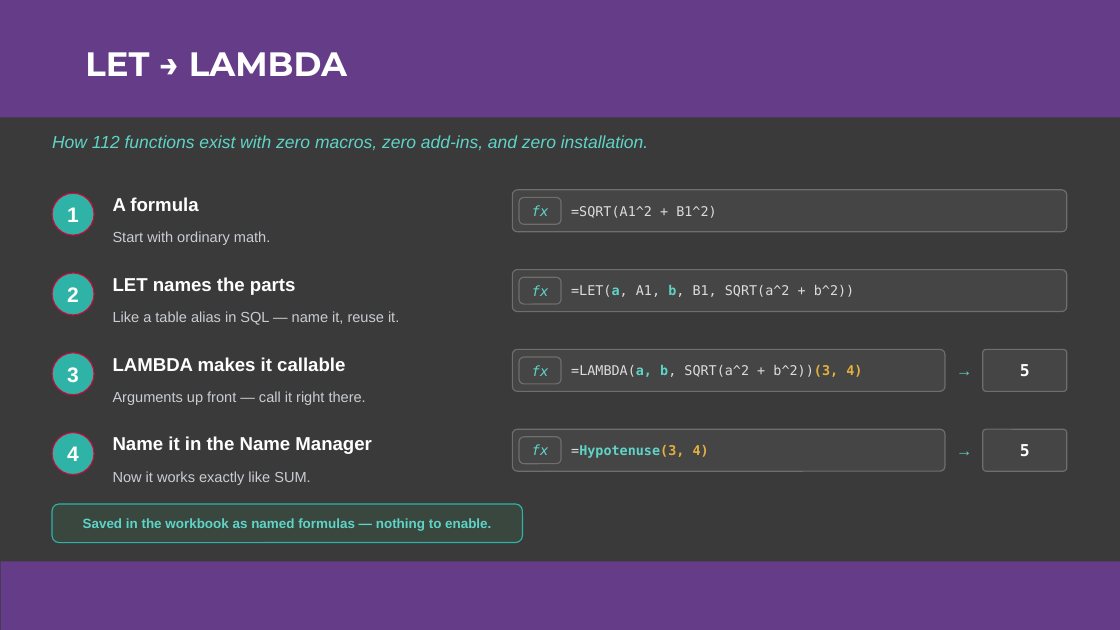
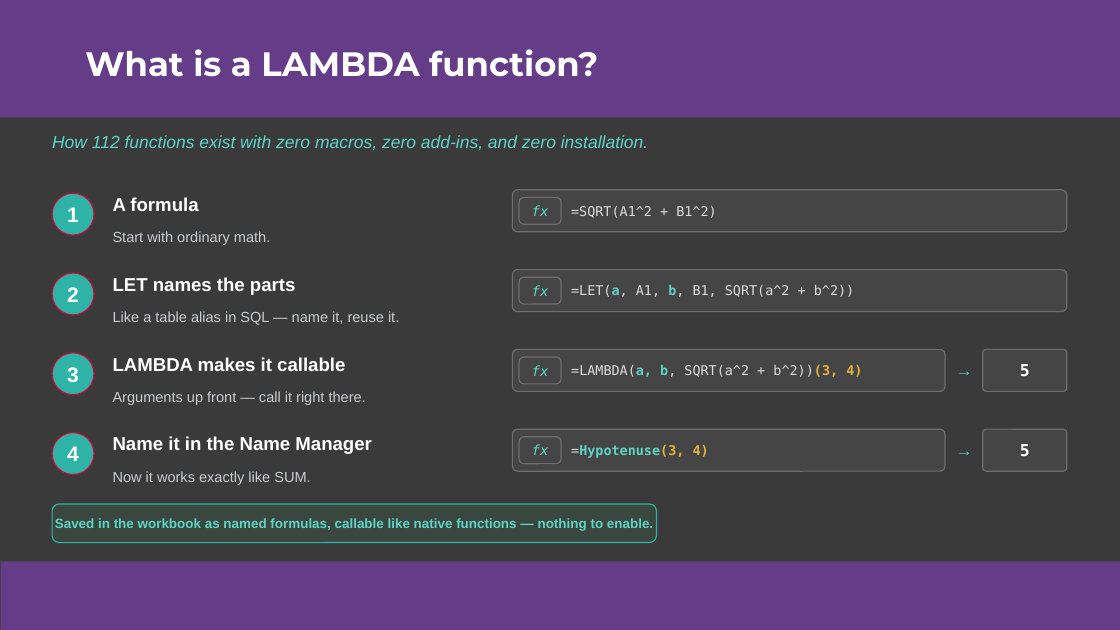
Before and after one commit to colodnerdata/Statistical_Analysis_Lambda_Catalog, a slide deck: slide 5 of Presentations/Excel is Turing Complete CECOP Colodner.pptx (slide 6 before the commit). Drawn at 1120x630 pixels with LibreOffice and Linux fonts; fonts in the diff are those of the drawing. Boxes give left, top, right and bottom in pixels: in the first picture for what was removed or moved away, otherwise in the second. Text is boxed around its words. In the diff, an @@ line names an element or a change of style, - is before the commit and + after.

```diff
--- a/Presentations/Excel is Turing Complete CECOP Colodner.pptx
+++ b/Presentations/Excel is Turing Complete CECOP Colodner.pptx
@@ title at [85,49,598,77]: text changed @@
-LET → LAMBDA
+What is a LAMBDA function?
@@ rounded rectangle: place and size @@
-rounded rectangle at [52,504,523,543]
+rounded rectangle at [52,504,657,543]
@@ text at [55,518,653,531]: text changed @@
-Saved in the workbook as named formulas — nothing to enable.
+Saved in the workbook as named formulas, callable like native functions — nothing to enable.
```
Also in this commit, not shown: 23 other slides changed, 5 slides added, 3 other files.
